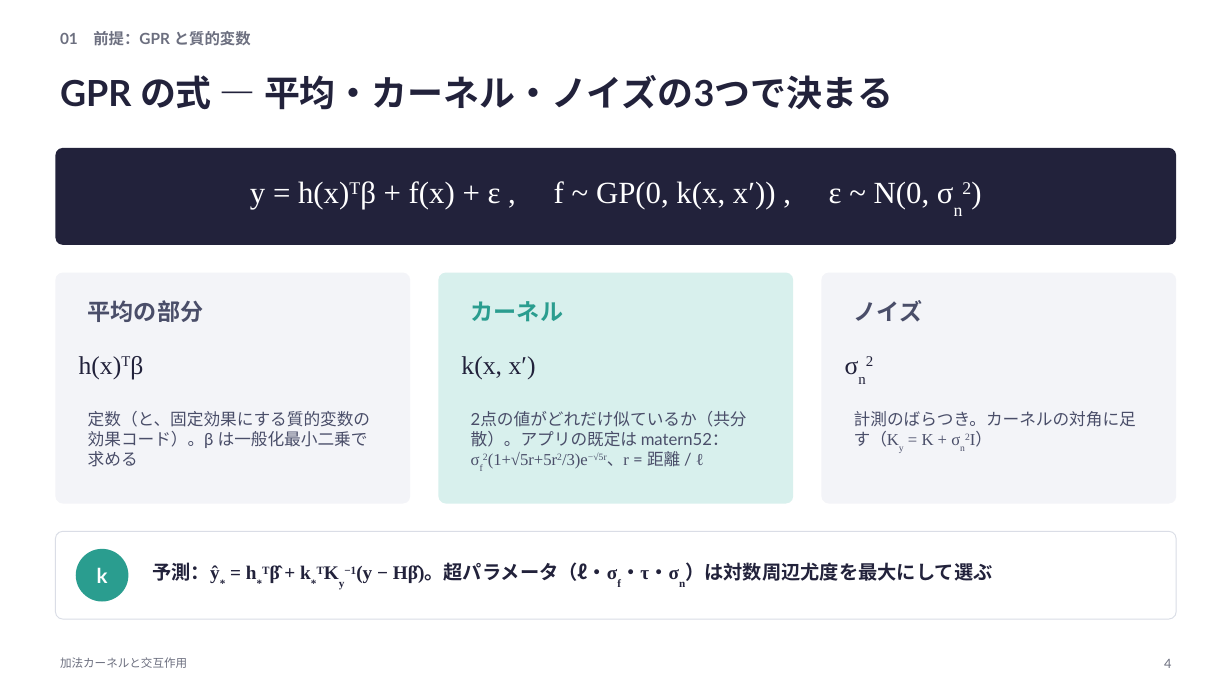
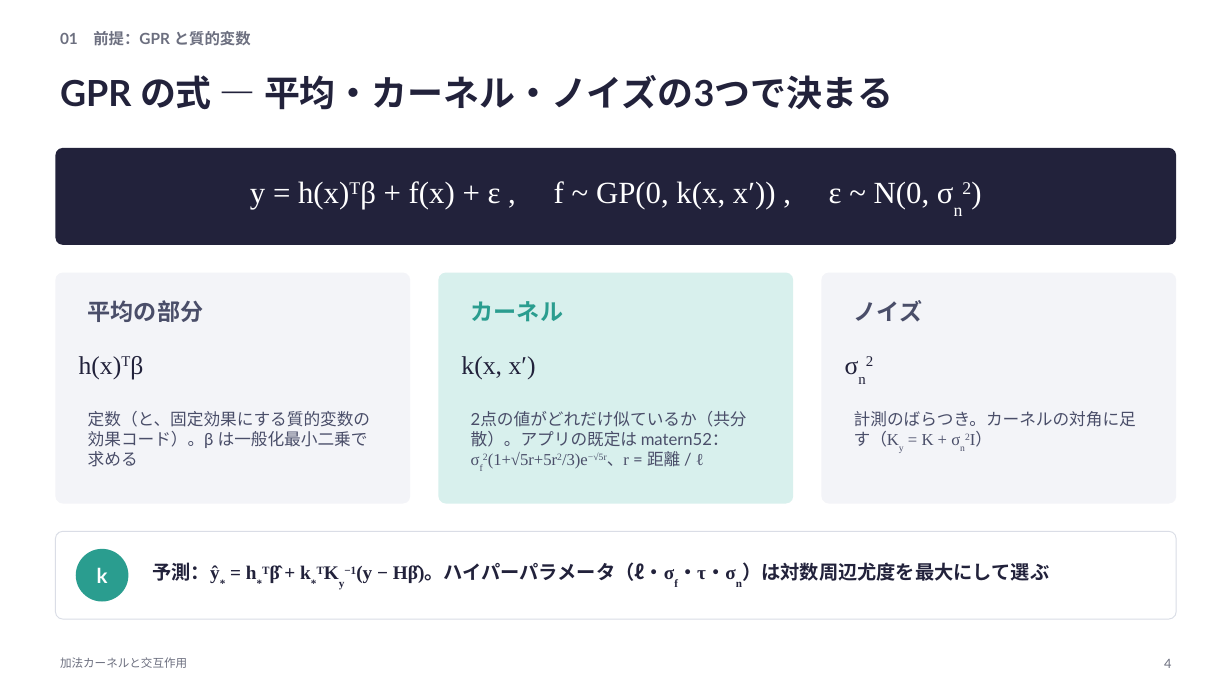
Before and after one commit to rsakamoto-0824/alignment-estimation-benchmark, a slide deck: slide 4 of matlab_app/docs/kernel_guide/加法カーネルと交互作用の解説.pptx. Drawn at 1232x693 pixels with LibreOffice and Linux fonts; fonts in the diff are those of the drawing. Boxes give left, top, right and bottom in pixels: in the first picture for what was removed or moved away, otherwise in the second. Text is boxed around its words. In the diff, an @@ line names an element or a change of style, - is before the commit and + after.

```diff
--- a/matlab_app/docs/kernel_guide/加法カーネルと交互作用の解説.pptx
+++ b/matlab_app/docs/kernel_guide/加法カーネルと交互作用の解説.pptx
@@ text at box(152, 562, 1049, 590): text changed @@
-予測：ŷ* = h*Tβ̂ + k*TKy−1(y − Hβ̂)。超パラメータ（ℓ・σf・τ・σn）は対数周辺尤度を最大にして選ぶ
+予測：ŷ* = h*Tβ̂ + k*TKy−1(y − Hβ̂)。ハイパーパラメータ（ℓ・σf・τ・σn）は対数周辺尤度を最大にして選ぶ
```
Also in this commit, not shown: 6 other slides changed, 31 other files.
